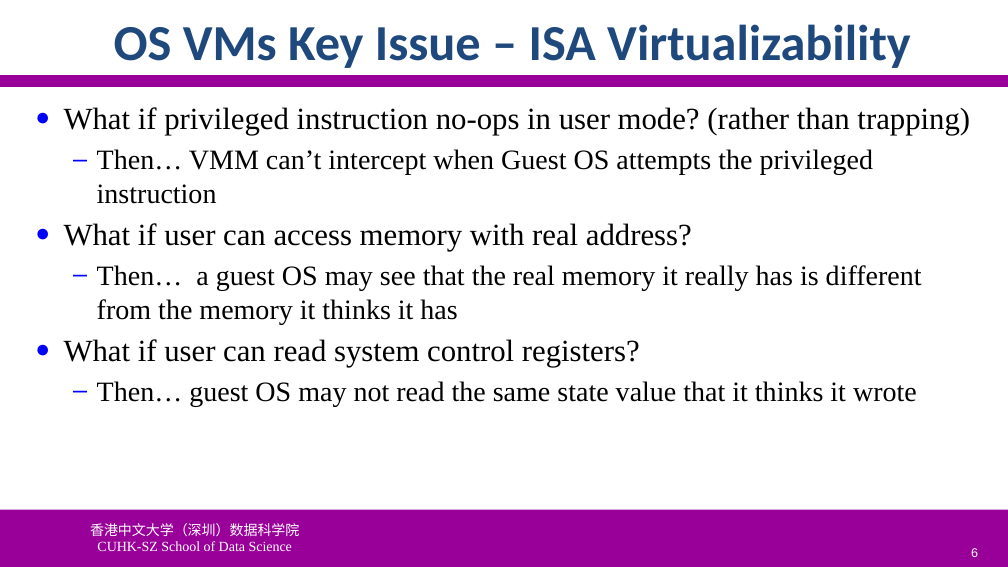
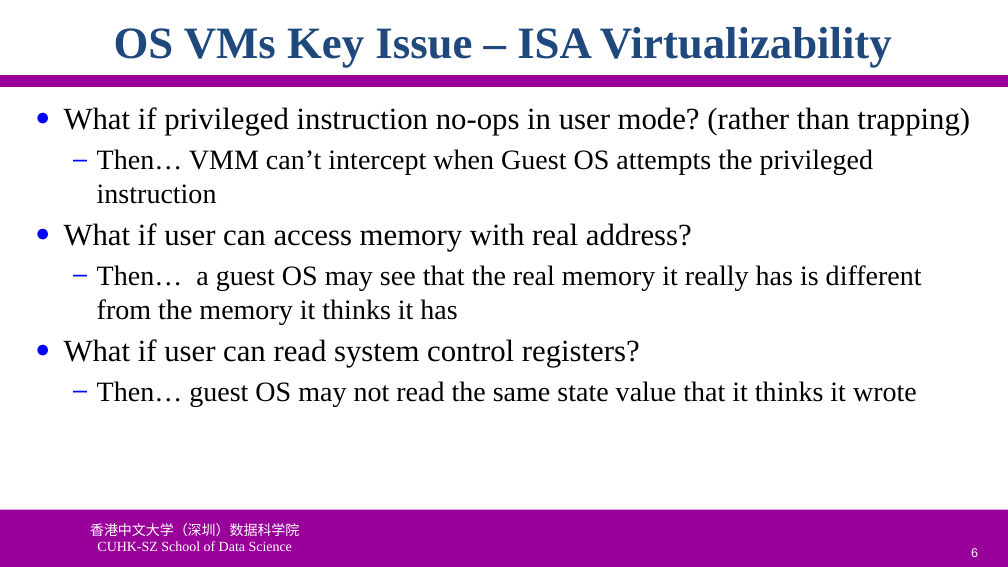
Before and after one commit to ychung1103/ychung1103.github.io, a slide deck: slide 6 of Slides/CSC6103/VT-02 System Virtualization.pptx. Drawn at 1008x567 pixels with LibreOffice and Linux fonts; fonts in the diff are those of the drawing; background and template pictures are left out. Boxes give left, top, right and bottom in pixels: in the first picture for what was removed or moved away, otherwise in the second. Text is boxed around its words. In the diff, an @@ line names an element or a change of style, - is before the commit and + after.

```diff
--- a/Slides/CSC6103/VT-02 System Virtualization.pptx
+++ b/Slides/CSC6103/VT-02 System Virtualization.pptx
@@ title "OS VMs Key Issue – ..." at [114, 27, 892, 68]: size 36 to 32 pt, font Calibri to Times New Roman @@
```
Also in this commit, not shown: 46 other slides changed, 1 other file.
